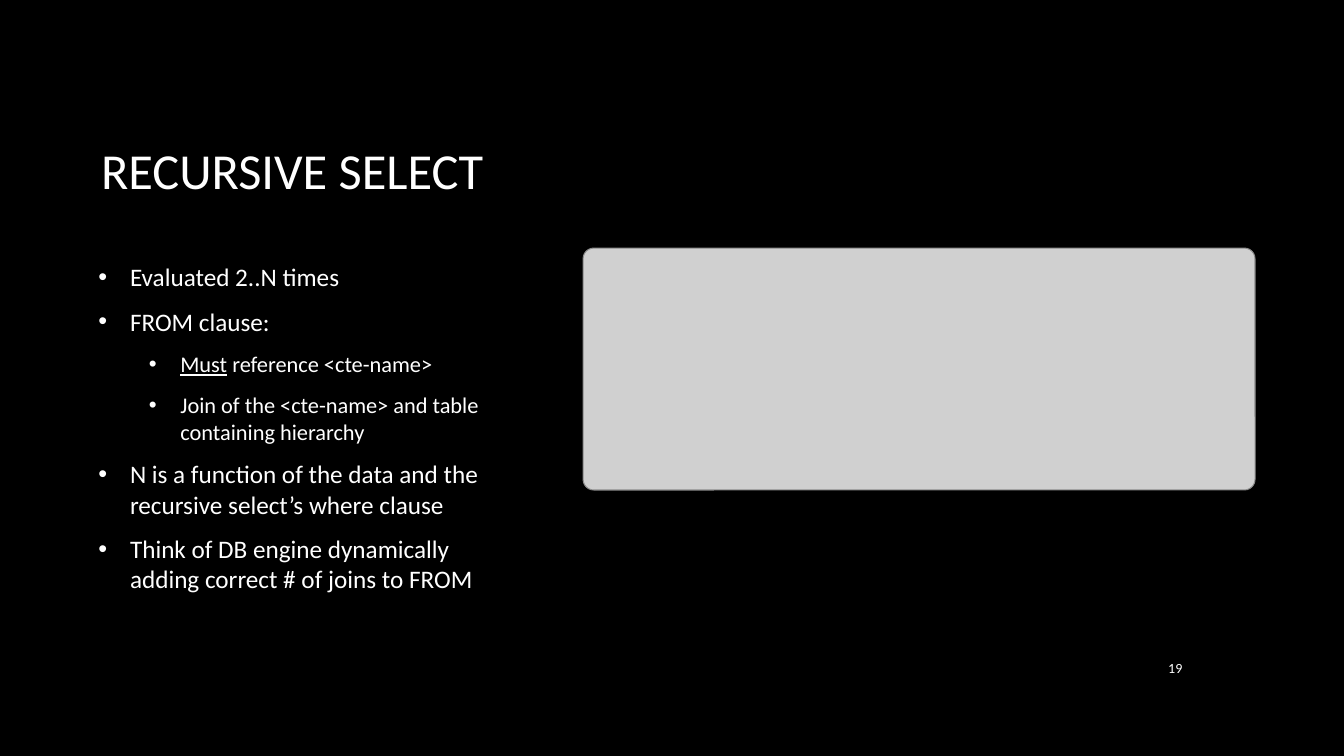
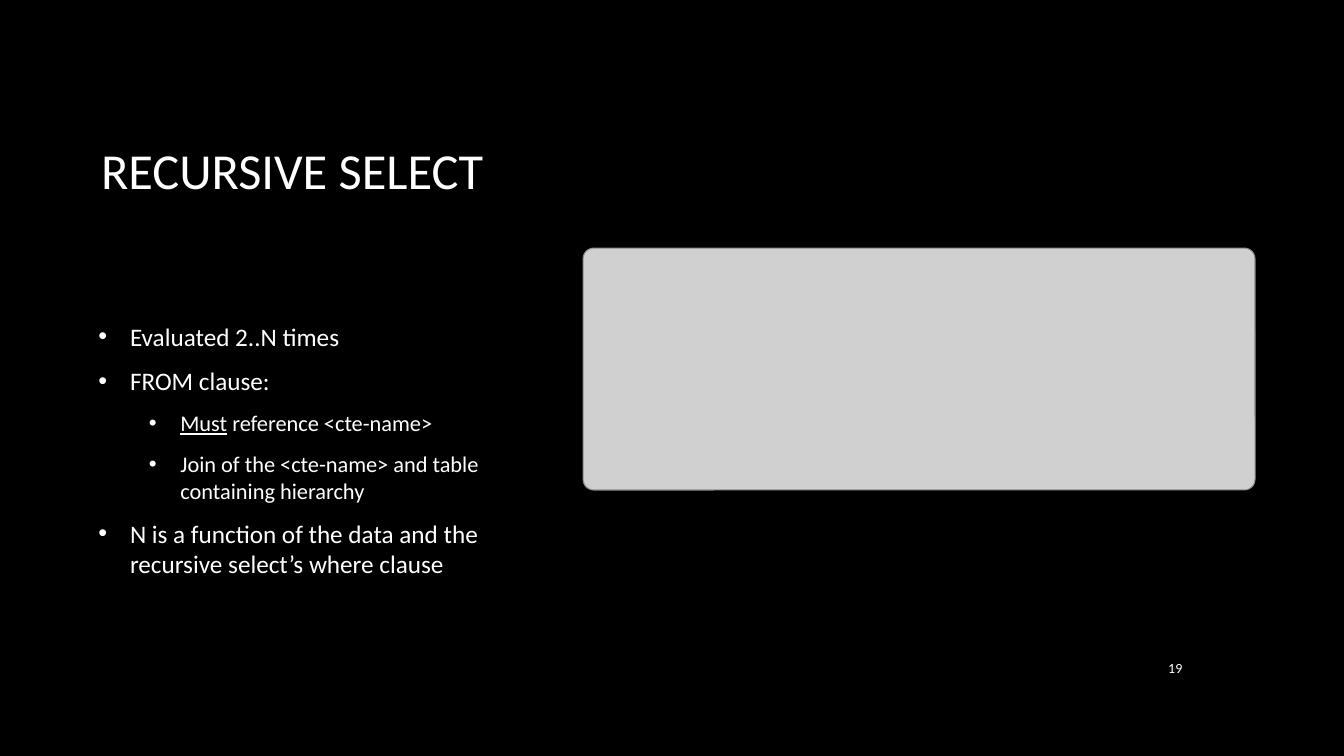
Before and after one commit to benjlis/talk-writing-recursive-queries, a slide deck: slide 19 of writing-recursive-queries-postgresconfus19.pptx. Drawn at 1344x756 pixels with LibreOffice and Linux fonts; fonts in the diff are those of the drawing; grey boxes stand for pictures; background and template pictures are left out. Boxes give left, top, right and bottom in pixels: in the first picture for what was removed or moved away, otherwise in the second. Text is boxed around its words. In the diff, an @@ line names an element or a change of style, - is before the commit and + after.

Commit message:
Minor updates to slides.

```diff
--- a/writing-recursive-queries-postgresconfus19.pptx
+++ b/writing-recursive-queries-postgresconfus19.pptx
@@ text at box(130, 540, 472, 593): paragraph removed @@
-• Think of DB engine dynamically adding correct # of joins to FROM
```
Also in this commit, not shown: 1 other file.
